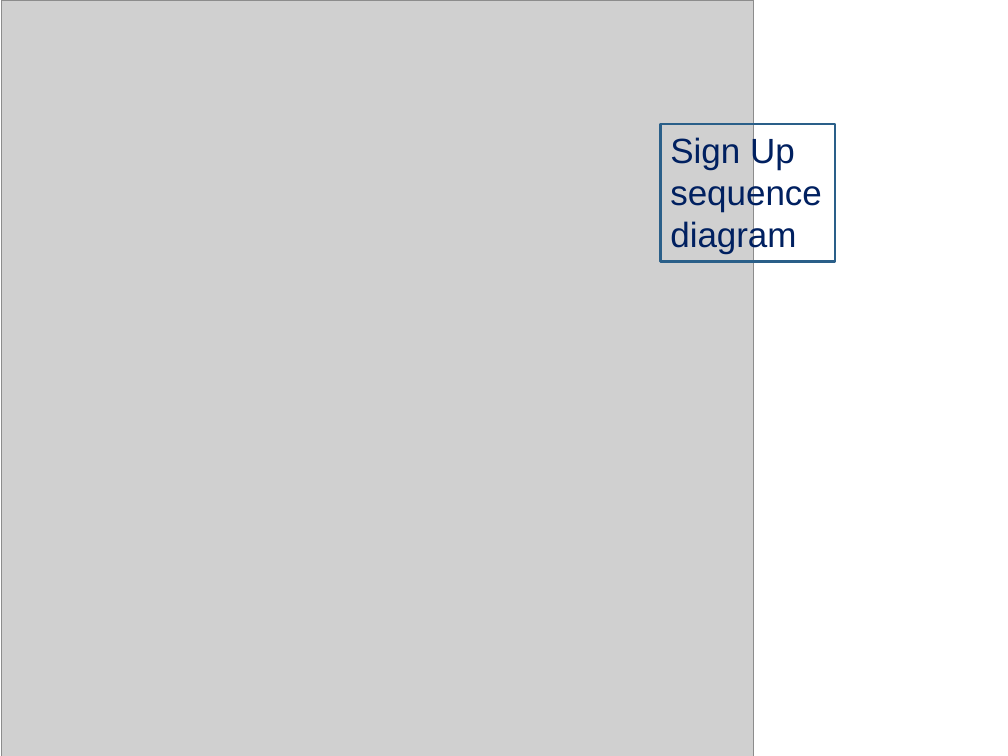
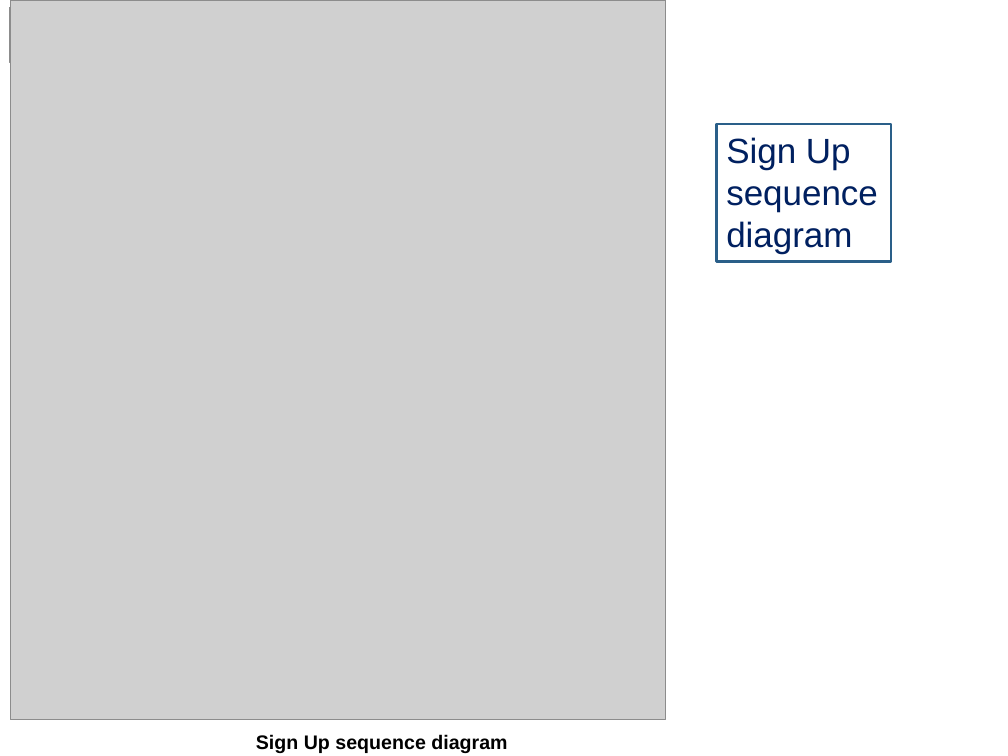
Before and after one commit to milica13629/SW2015, a slide deck: slide 19 of Presentations/Final Presentation.pptx. Drawn at 1008x756 pixels with LibreOffice and Linux fonts; fonts in the diff are those of the drawing; grey boxes stand for pictures. Boxes give left, top, right and bottom in pixels: in the first picture for what was removed or moved away, otherwise in the second. Text is boxed around its words. In the diff, an @@ line names an element or a change of style, - is before the commit and + after.

```diff
--- a/Presentations/Final Presentation.pptx
+++ b/Presentations/Final Presentation.pptx
@@ picture added at (9, 7, 60, 62) @@
@@ picture: place and size @@
-picture at (2, 0, 754, 756)
+picture at (10, 0, 665, 720)
@@ rectangle "Sign Up sequence diagram": place and size @@
-rectangle "Sign Up sequence diagram" at (660, 124, 835, 261)
+rectangle "Sign Up sequence diagram" at (717, 124, 891, 261)
@@ title added at (256, 734, 507, 753), 14 pt, text #000000, bold @@
+Sign Up sequence diagram
```
Also in this commit, not shown: 3 other slides changed, 17 slides added.
